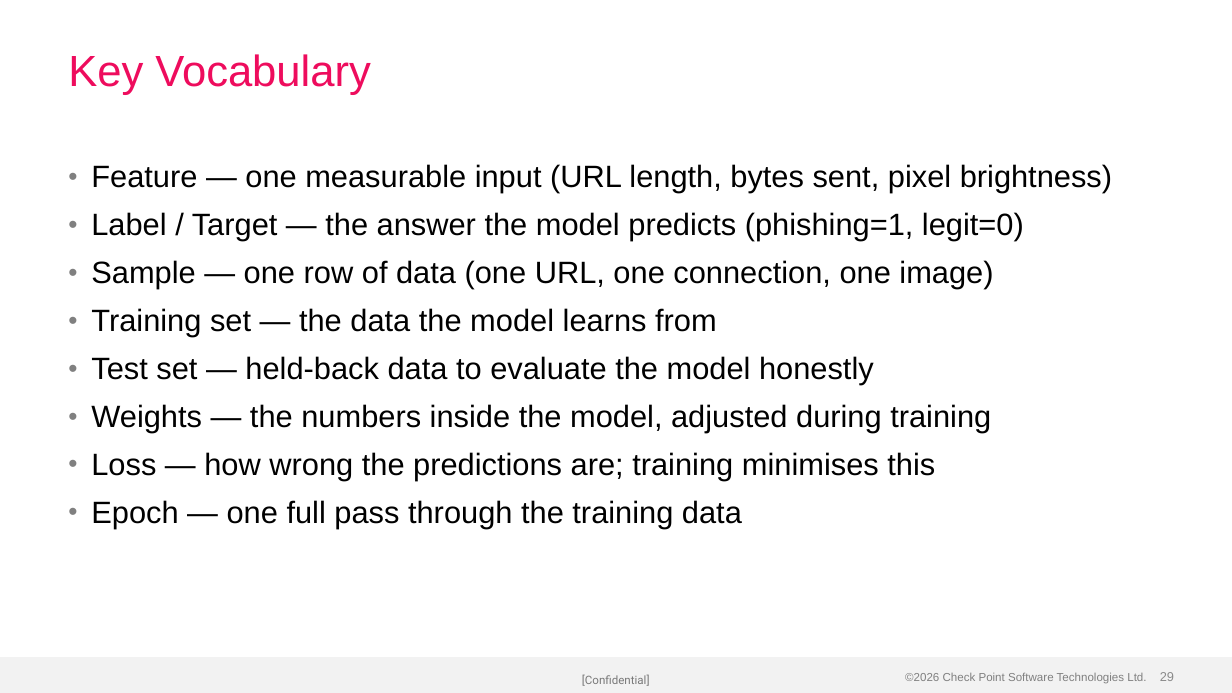
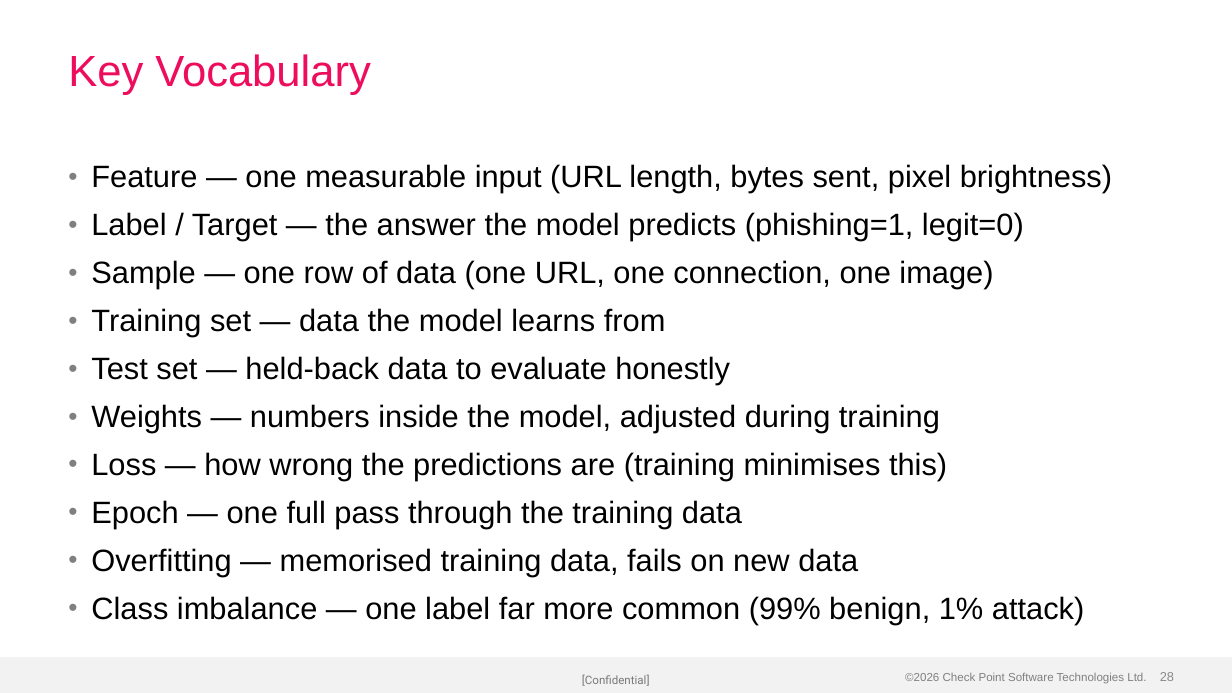
Before and after one commit to alshawwaf/ai-basic-training, a slide deck: slide 28 of stage1_classic_ml/01_what_is_ml/Lecture-1-What-is-ML.pptx (slide 29 before the commit). Drawn at 1232x693 pixels with LibreOffice and Linux fonts; fonts in the diff are those of the drawing; background and template pictures are left out. Boxes give left, top, right and bottom in pixels: in the first picture for what was removed or moved away, otherwise in the second. Text is boxed around its words. In the diff, an @@ line names an element or a change of style, - is before the commit and + after.

Commit message:
Rebuild Lecture-1 with charts, diagrams, and visual layouts
12 embedded images: training loop diagram, loss curve chart, class
imbalance comparison, ML workflow flowchart, train/test split visual,
digit grid, pixel number grid, average prototypes, three ML types cards,
features-vs-labels table, EDA checklist, Python tools cards. Uses 2-Column,
Bullets+Pull Quote, and Title Only layouts alongside standard bullets.

```diff
--- a/stage1_classic_ml/01_what_is_ml/Lecture-1-What-is-ML.pptx
+++ b/stage1_classic_ml/01_what_is_ml/Lecture-1-What-is-ML.pptx
@@ text at (91, 308, 947, 481): text changed @@
-• Training set — the data the model learns from
-• Test set — held-back data to evaluate the model honestly
-• Weights — the numbers inside the model, adjusted during training
-• Loss — how wrong the predictions are; training minimises this
+• Training set — data the model learns from
+• Test set — held-back data to evaluate honestly
+• Weights — numbers inside the model, adjusted during training
+• Loss — how wrong the predictions are (training minimises this)
@@ text at (91, 548, 1084, 624): paragraphs added @@
+• Overfitting — memorised training data, fails on new data
+• Class imbalance — one label far more common (99% benign, 1% attack)
```
Also in this commit, not shown: 10 other slides changed, 10 slides added, 14 slides removed.
